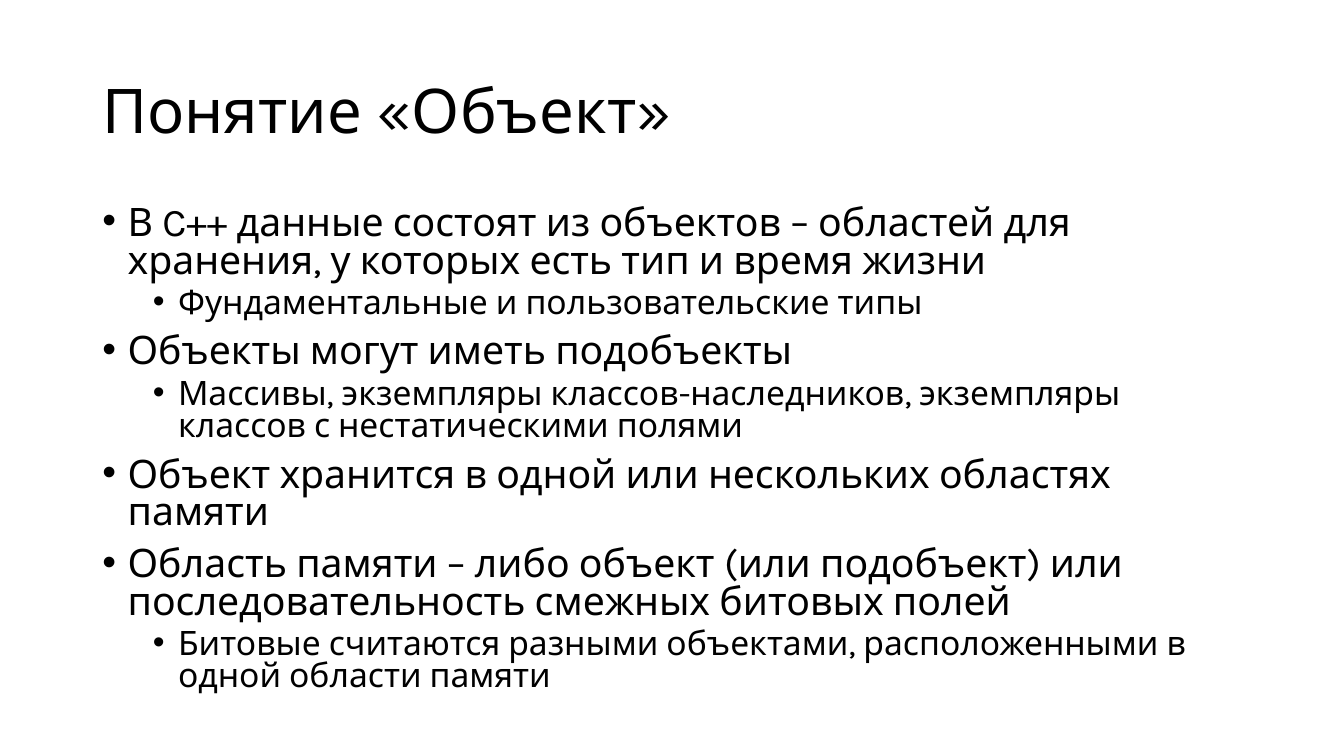
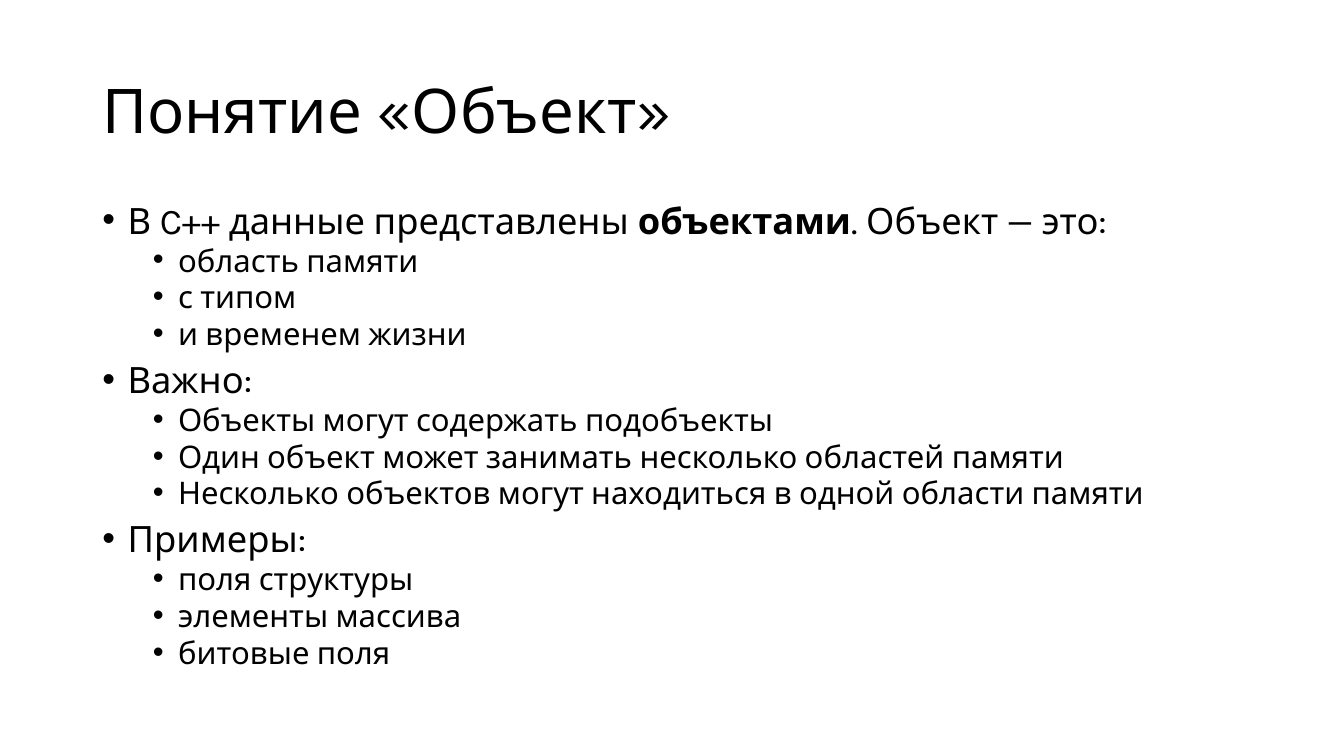
Before and after one commit to alexey-malov/pc, a slide deck: slide 12 of lectures/08/Модель памяти и атомарные операции.pptx (slide 13 before the commit). Drawn at 1344x756 pixels with LibreOffice and Linux fonts; fonts in the diff are those of the drawing. Boxes give left, top, right and bottom in pixels: in the first picture for what was removed or moved away, otherwise in the second. Text is boxed around its words. In the diff, an @@ line names an element or a change of style, - is before the commit and + after.

Commit message:
Обновил лекцию по дедлокам и моделям памяти

```diff
--- a/lectures/08/Модель памяти и атомарные операции.pptx
+++ b/lectures/08/Модель памяти и атомарные операции.pptx
@@ text at bbox=[128, 206, 1144, 665]: text changed; size 28 to 22.2 pt @@
-• В C++ данные состоят из объектов – областей для хранения, у которых есть тип и время жизни
-  • Фундаментальные и пользовательские типы
-• Объекты могут иметь подобъекты
-  • Массивы, экземпляры классов-наследников, экземпляры классов с нестатическими полями
-• Объект хранится в одной или нескольких областях памяти
-• Область памяти – либо объект (или подобъект) или последовательность смежных битовых полей
-  • Битовые считаются разными объектами, расположенными в одной области памяти
+• В C++ данные представлены объектами. Объект — это:
+  • область памяти
+  • с типом
+  • и временем жизни
+• Важно:
+  • Объекты могут содержать подобъекты
+  • Один объект может занимать несколько областей памяти
+  • Несколько объектов могут находиться в одной области памяти
+• Примеры:
+  • поля структуры
+  • элементы массива
+  • битовые поля
```
Also in this commit, not shown: 13 other slides changed, 1 slide added, 3 slides removed, 1 other file.
